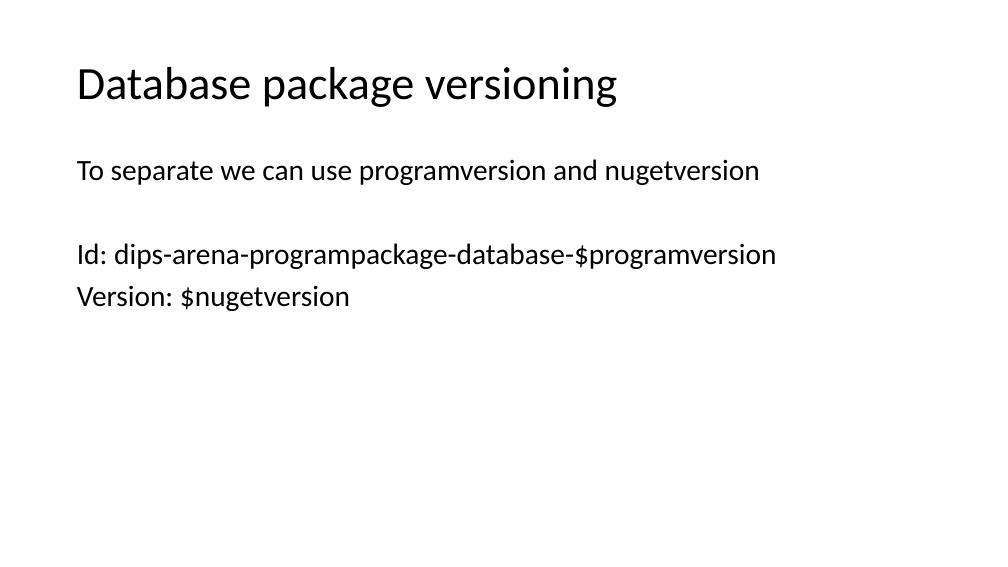
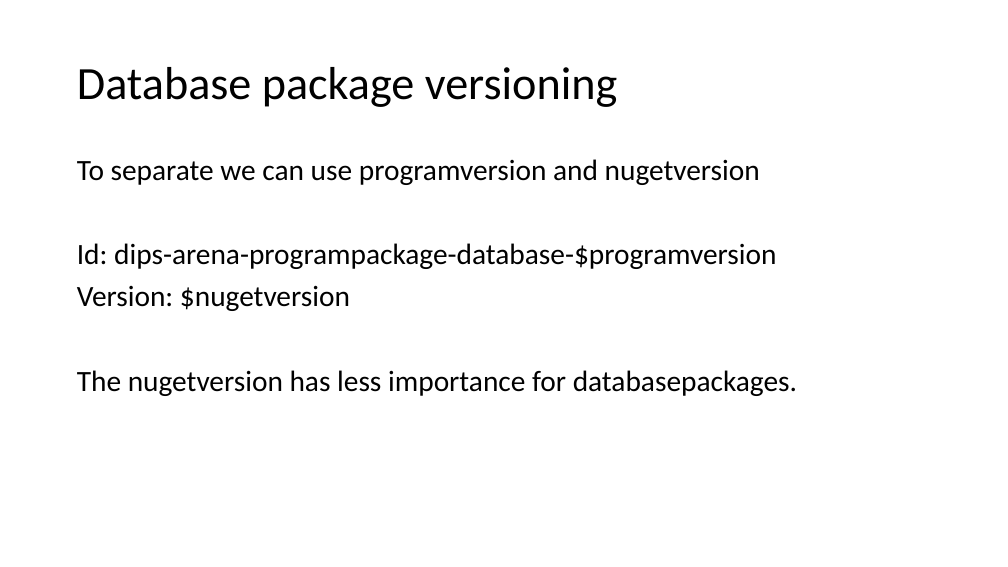
Before and after one commit to DIPSAS/InstallationTech, a slide deck: slide 62 of docs/InstallationCourse.pptx (slide 57 before the commit). Drawn at 1008x567 pixels with LibreOffice and Linux fonts; fonts in the diff are those of the drawing. Boxes give left, top, right and bottom in pixels: in the first picture for what was removed or moved away, otherwise in the second. Text is boxed around its words. In the diff, an @@ line names an element or a change of style, - is before the commit and + after.

```diff
--- a/docs/InstallationCourse.pptx
+++ b/docs/InstallationCourse.pptx
@@ text at bbox=[77, 370, 797, 396]: paragraph added @@
+The nugetversion has less importance for databasepackages.
```
Also in this commit, not shown: 12 other slides changed, 5 slides added.
